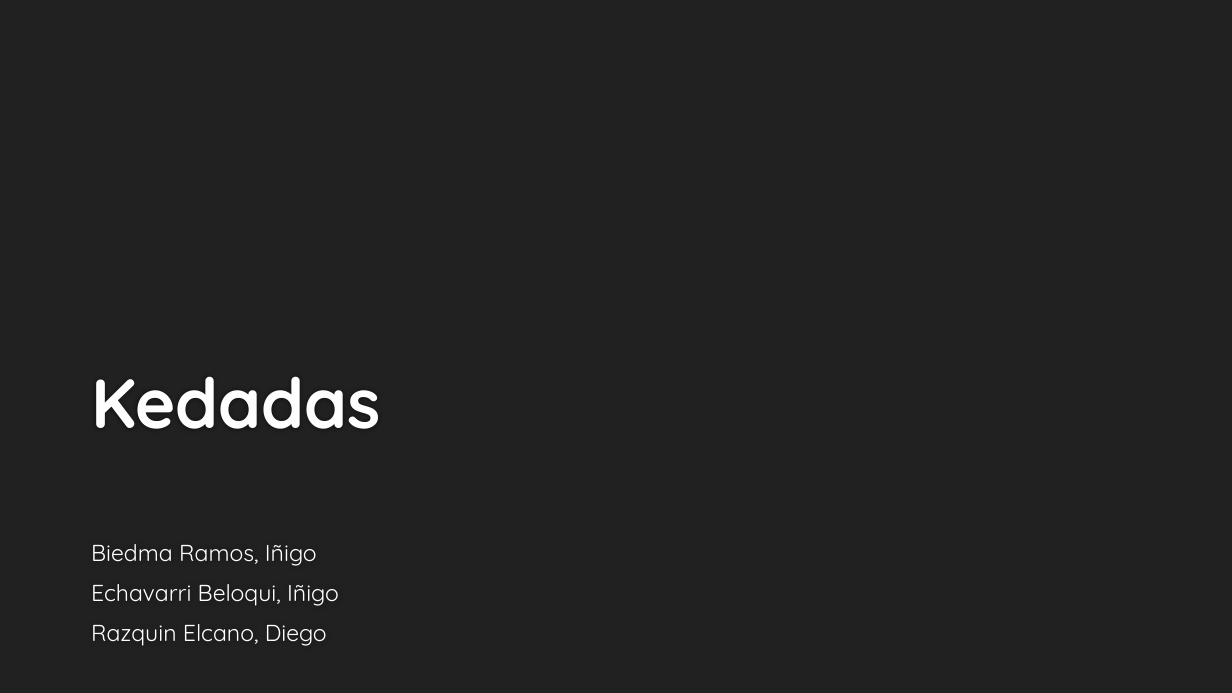
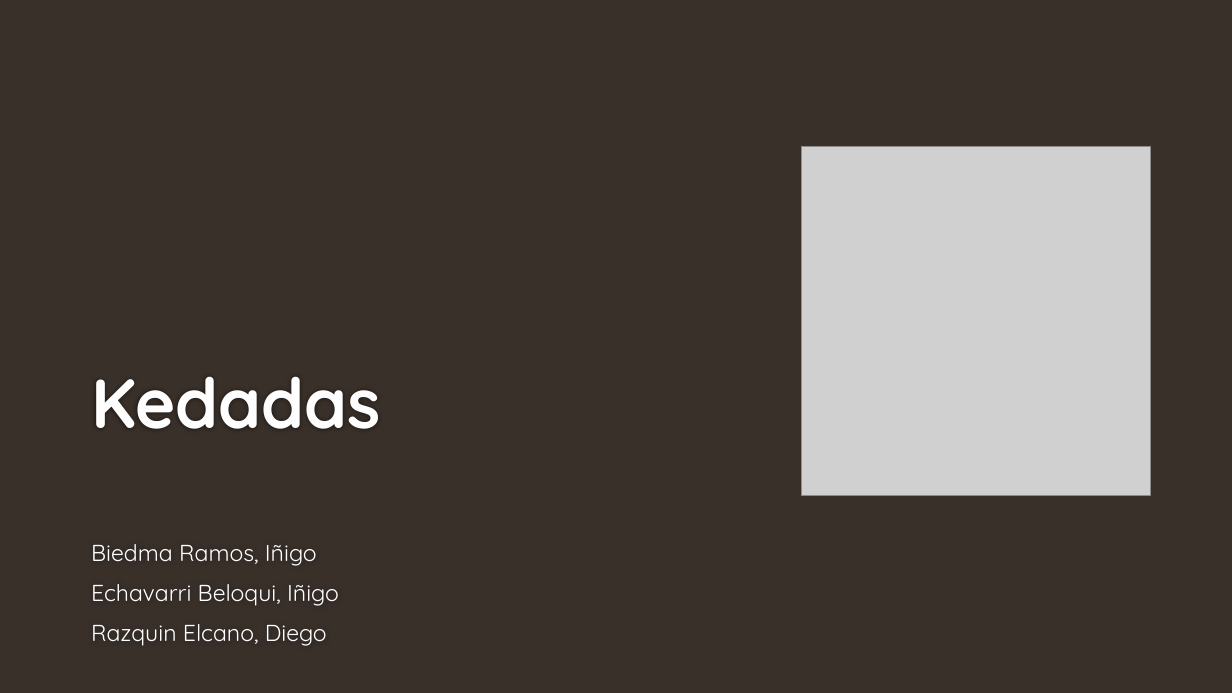
Before and after one commit to iechavarri/AppARO, a slide deck: slide 1 of Presentacion final/Kedadas.pptx. Drawn at 1232x693 pixels with LibreOffice and Linux fonts; fonts in the diff are those of the drawing; grey boxes stand for pictures; background and template pictures are left out. Boxes give left, top, right and bottom in pixels: in the first picture for what was removed or moved away, otherwise in the second. Text is boxed around its words. In the diff, an @@ line names an element or a change of style, - is before the commit and + after.

```diff
--- a/Presentacion final/Kedadas.pptx
+++ b/Presentacion final/Kedadas.pptx
@@ background #212121 to #39302A @@
@@ picture added at (801,146,1151,495) @@
```
Also in this commit, not shown: 11 other slides changed, 6 other files.
